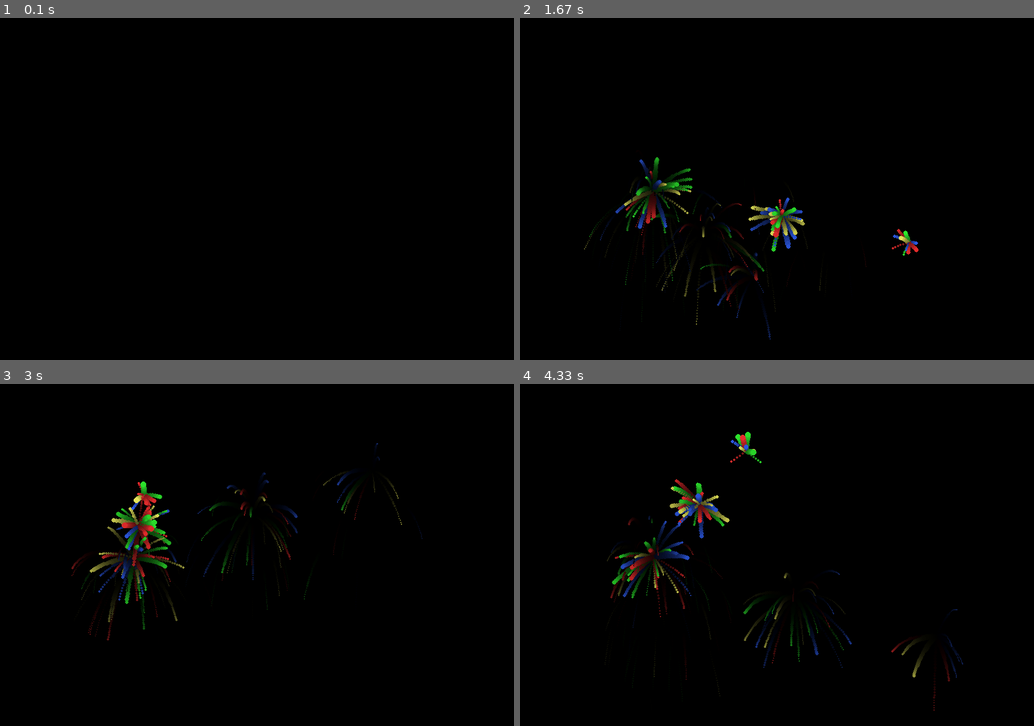
Above: before the commit, frames 1-4 (two rows, left to right).
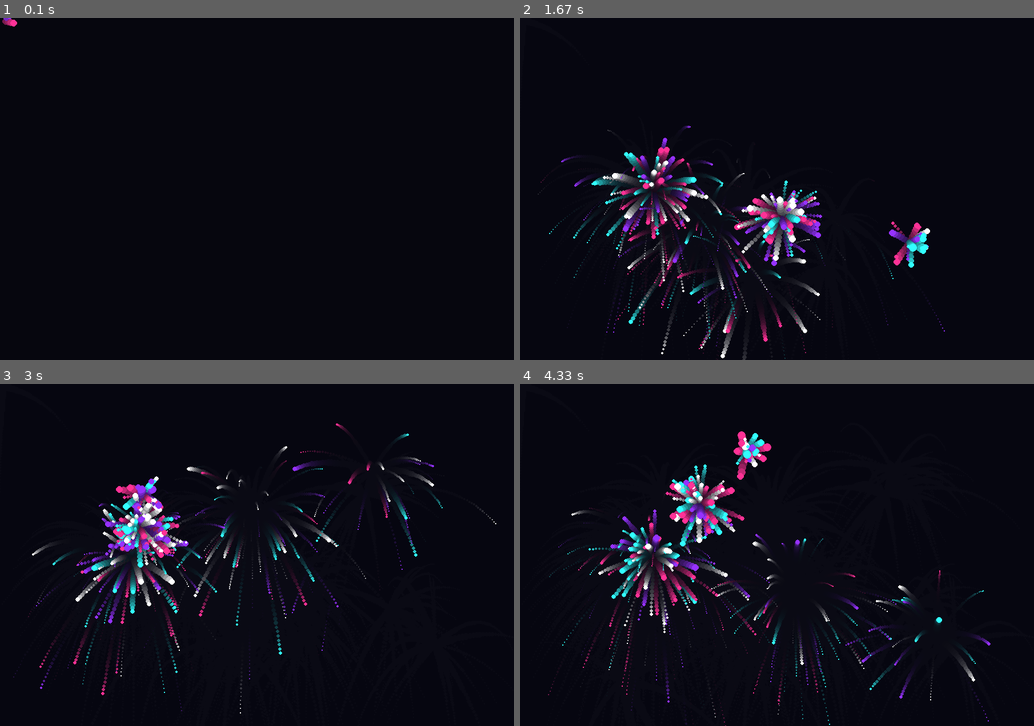
Above: after the commit, the same moments.

Repository: ldh-1013/my-first-game
Game: pygame game, started from pygame_test.py
Same seed, same stepped clock (60 frames per second), same inputs: the game is played once before the commit and once after it.
Inputs (mouse positions are in pixels of both pictures, inside the frame that each line leads up to):
- Up to frame 1 (0.1 s): no input
- Up to frame 2 (1.67 s): press the mouse at (653, 192) at 0.37 s; move the mouse to (741, 230) at 0.47 s; release the mouse at (828, 264) at 0.6 s; press the mouse at (653, 192) at 0.7 s; move the mouse to (746, 206) at 0.8 s; release the mouse at (838, 219) at 0.93 s; press the mouse at (653, 192) at 1.03 s; move the mouse to (705, 233) at 1.13 s; release the mouse at (751, 277) at 1.27 s; press the mouse at (653, 192) at 1.37 s; move the mouse to (782, 216) at 1.47 s; release the mouse at (910, 243) at 1.6 s
- Up to frame 3 (3 s): press the mouse at (133, 558) at 1.7 s; move the mouse to (282, 602) at 1.8 s; release the mouse at (436, 643) at 1.93 s; press the mouse at (133, 558) at 2.03 s; move the mouse to (251, 527) at 2.13 s; release the mouse at (364, 493) at 2.27 s; press the mouse at (133, 558) at 2.37 s; move the mouse to (251, 513) at 2.47 s; release the mouse at (375, 472) at 2.6 s; press the mouse at (133, 558) at 2.7 s; move the mouse to (138, 527) at 2.8 s; release the mouse at (143, 493) at 2.93 s
- Up to frame 4 (4.33 s): press the mouse at (653, 558) at 3.03 s; move the mouse to (638, 619) at 3.13 s; release the mouse at (622, 681) at 3.27 s; press the mouse at (653, 558) at 3.37 s; move the mouse to (663, 568) at 3.47 s; release the mouse at (674, 582) at 3.6 s; press the mouse at (653, 558) at 3.7 s; move the mouse to (792, 596) at 3.8 s; release the mouse at (936, 637) at 3.93 s; press the mouse at (653, 558) at 4.03 s; move the mouse to (699, 503) at 4.13 s; release the mouse at (746, 452) at 4.27 s

The runs differ from the first frame. In frame 1, less than 0.1% of the frame differs, in the area x 0-4%, y 0-3%; in frame 2, 8.8%, in the area x 3-83%, y 31-100%; in frame 3, 8.3%; in frame 4, 8.6%.

Commit message:
5th Commit

Diff:
--- a/pygame_test.py
+++ b/pygame_test.py
@@ -2,78 +2,106 @@
 import random
 import math
 
-
+# 초기화
 pygame.init()
 
 WIDTH, HEIGHT = 900, 600
-screen = pygame.display.set_mode((WIDTH, HEIGHT))
-pygame.display.set_caption("Optimized Neon Particles")
+# 입자 효과를 극대화하기 위해 하드웨어 가속 및 이중 버퍼링 사용
+screen = pygame.display.set_mode((WIDTH, HEIGHT), pygame.DOUBLEBUF)
+pygame.display.set_caption("Neon Particle Fountain")
 
 clock = pygame.time.Clock()
-particles = []
-
-
-overlay = pygame.Surface((WIDTH, HEIGHT))
-overlay.set_alpha(40)
-overlay.fill((0, 0, 0))
 
 class Particle:
     def __init__(self, x, y):
         self.x = x
         self.y = y
+
+        # 더 역동적인 확산
         angle = random.uniform(0, math.pi * 2)
-        speed = random.uniform(2, 7)
+        speed = random.uniform(2, 8)
         self.vx = math.cos(angle) * speed
         self.vy = math.sin(angle) * speed
-        self.life = random.randint(30, 60)
-        self.max_life = self.life
-        self.size = random.randint(3, 6)
-        self.color = random.choice([(255, 50, 50), (50, 255, 50), (50, 100, 255), (255, 255, 100)])
+
+        # 수명과 시작 크기
+        self.max_life = random.randint(30, 60)
+        self.life = self.max_life
+        self.initial_size = random.randint(4, 8)
+        self.size = self.initial_size
+
+        # 네온 컬러 테마 (Cyan, Pink, Purple 등)
+        colors = [
+            (255, 50, 150), # 핑크
+            (50, 255, 255), # 시안
+            (150, 50, 255), # 퍼플
+            (255, 255, 255) # 화이트
+        ]
+        self.color = list(random.choice(colors))
 
     def update(self):
-        self.vx *= 0.96
-        self.vy *= 0.96
         self.x += self.vx
         self.y += self.vy
+
+        # 중력 및 마찰력 적용
         self.vy += 0.15
+        self.vx *= 0.98
+        self.vy *= 0.98
+
         self.life -= 1
 
+        # 시간에 따라 크기가 서서히 줄어듦
+        self.size = max(0, (self.life / self.max_life) * self.initial_size)
+
     def draw(self, surf):
+        # 입자가 작아지면 그리지 않음
+        if self.size > 0.5:
+            # 부드러운 빛 효과를 위해 원을 그림
+            # 실제 게임에서는 여기에 작은 발광 이미지를 넣으면 더 예쁩니다.
+            pygame.draw.circle(surf, self.color, (int(self.x), int(self.y)), int(self.size))
 
-        ratio = self.life / self.max_life
-        current_size = max(1, int(self.size * ratio))
+def main():
+    particles = []
+    running = True
 
-        faded_color = [max(0, int(c * ratio)) for c in self.color]
-        pygame.draw.circle(surf, faded_color, (int(self.x), int(self.y)), current_size)
+    # 잔상 효과를 위한 전용 레이어
+    overlay = pygame.Surface((WIDTH, HEIGHT))
+    overlay.set_alpha(60) # 이 수치가 낮을수록 잔상이 길게 남습니다.
+    overlay.fill((10, 10, 20))
 
-running = True
-while running:
+    while running:
+        # 1. 배경 그리기 (잔상 효과)
+        screen.blit(overlay, (0, 0))
 
-    for event in pygame.event.get():
-        if event.type == pygame.QUIT:
-            running = False
+        for event in pygame.event.get():
+            if event.type == pygame.QUIT:
+                running = False
 
+        # 2. 마우스 입력 및 입자 생성
+        mouse_pos = pygame.mouse.get_pos()
+        mouse_buttons = pygame.mouse.get_pressed()
 
-    screen.blit(overlay, (0, 0))
-
-
-    mouse_pos = pygame.mouse.get_pos()
-    if pygame.mouse.get_pressed()[0]:
-
-        if len(particles) < 1000:
-            for _ in range(5):
+        if mouse_buttons[0]: # 왼쪽 클릭 시 폭발하듯 생성
+            for _ in range(10):
                 particles.append(Particle(*mouse_pos))
 
+        # 마우스를 누르지 않아도 조금씩 흘러나오게 하면 더 멋집니다.
+        elif random.random() > 0.5:
+            particles.append(Particle(*mouse_pos))
 
-    for p in particles[:]:
-        p.update()
-        if p.life <= 0:
-            particles.remove(p)
-        else:
-            p.draw(screen)
+        # 3. 입자 업데이트 및 그리기
+        # 입자를 뒤에서부터 순회하여 제거 시 인덱스 에러 방지
+        for p in particles[:]:
+            p.update()
+            if p.life <= 0:
+                particles.remove(p)
+            else:
+                p.draw(screen)
 
+        # 4. 화면 업데이트
+        pygame.display.flip()
+        clock.tick(60)
 
-    pygame.display.flip()
-    clock.tick(60)
+    pygame.quit()
 
-pygame.quit()
+if __name__ == "__main__":
+    main()
